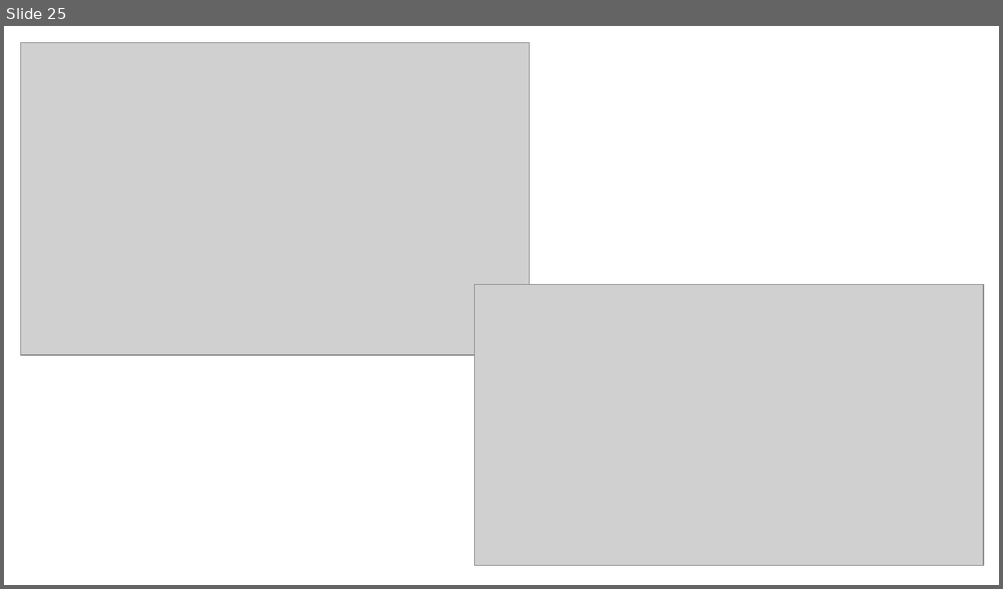
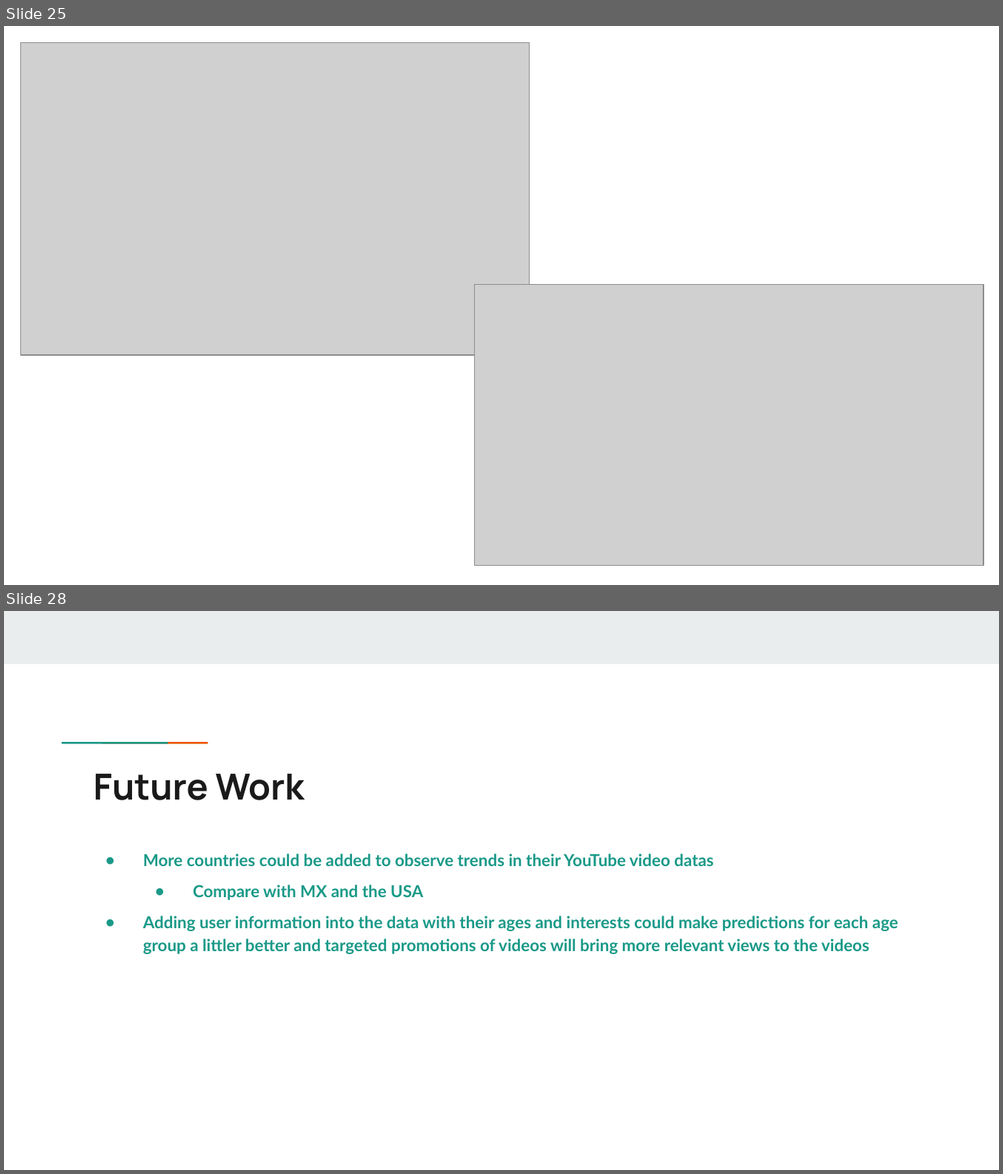
Before and after one commit to fariha23/YouTube_Data_Analysis_Video_Categories, a slide deck: Capstone1_Final_Report_Pres/Predicting Popularity of YouTube Videos - Presentation.pptx. Shown one above the other, each under a label of ours: slide 25 before the commit, slides 25 and 28 after it; the slides between them are not shown. The pictures are 1003x589 and 1003x1174 pixels, drawn with LibreOffice and Linux fonts; fonts in the diff are those of the drawing; grey boxes stand for pictures. Boxes give left, top, right and bottom in pixels: in the first picture for what was removed or moved away, otherwise in the second. Text is boxed around its words. In the diff, an @@ line names an element or a change of style, - is before the commit and + after.

```diff
--- a/Capstone1_Final_Report_Pres/Predicting Popularity of YouTube Videos - Presentation.pptx
+++ b/Capstone1_Final_Report_Pres/Predicting Popularity of YouTube Videos - Presentation.pptx
@@ slide 28 added at (4,611,999,1170), background #FFFFFF @@
@@ rectangle added at (4,611,999,664), fill #E9EDEE @@
@@ rectangle added at (94,741,135,745), fill #1A9988 @@
@@ rectangle added at (134,741,175,745), fill #EB5600 @@
@@ title added at (94,774,304,800), 26 pt, text #1A1A1A, bold @@
+Future Work
@@ text added at (143,854,898,954), 12 pt, text #1A9988, bold @@
+  ● More countries could be added to observe trends in their YouTube video datas
+    ● Compare with MX and the USA
+  ● Adding user information into the data with their ages and interests could make predictions for each age group a littler better and targeted promotions of videos will bring more relevant views to the videos
```
Also in this commit, not shown: 3 slides changed, 1 other slide added, 1 other file.
